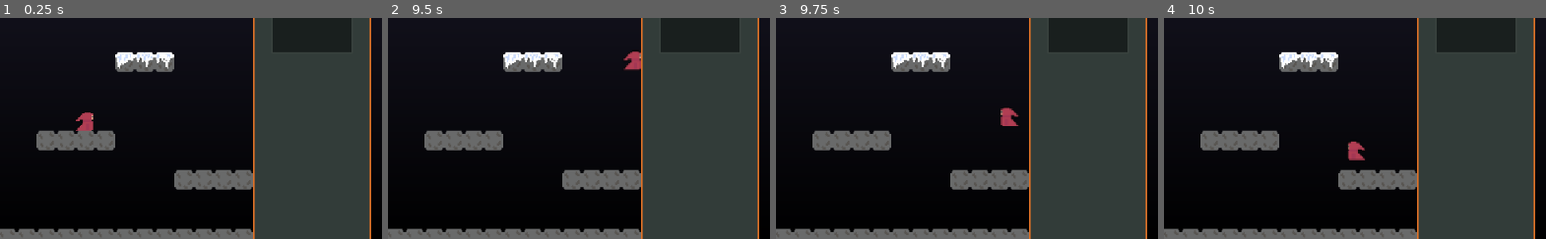
Above: before the commit, frames 1-4 (left to right).
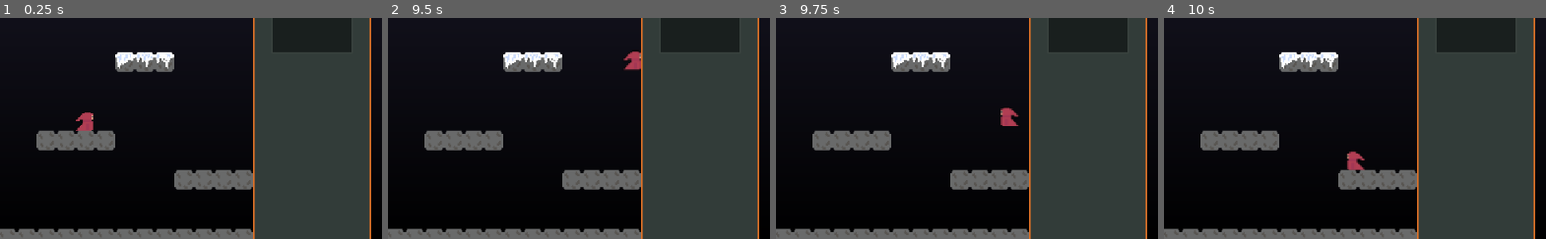
Above: after the commit, the same moments.

Repository: NaetharuCodes/TowerPlatformer
Game: Godot game, scene res://scenes/levels/sandbox.tscn
Same seed, same stepped clock (60 frames per second), same inputs: the game is played once before the commit and once after it.
Inputs:
- Up to frame 1 (0.25 s): no input
- Up to frame 2 (9.5 s): tap Enter at 0.5 s; hold D (move_right) 0.53-2.03 s; tap Space (jump) at 0.77, 1.52, 3.02, 3.77, 4.52, 6.02, 6.77, 7.52, 9.02 s; hold A (move_left) 2.03-2.78 s; hold D (move_right) 2.78-4.28 s; hold A (move_left) 4.28-5.03 s; hold D (move_right) 5.03-5.78 s; hold A (move_left) 5.78-7.28 s; hold D (move_right) from 7.28 s (still down)
- Up to frame 3 (9.75 s): release D (move_right) at 9.53 s; hold A (move_left) from 9.53 s (still down)
- Up to frame 4 (10 s): keep holding A (move_left); tap Space (jump) at 9.77 s
The pictures show only the part of the screen within x 9-59%, y 50-100%; the shares and areas given below are measured in that part.

Frames 1-3 are identical in both runs. In frame 4, 0.4% of the frame differs, in the area x 47-53%, y 55-69%.

Commit message:
Add float

Diff:
--- a/project.godot
+++ b/project.godot
@@ -67,3 +67,4 @@
 rendering_device/driver.windows="d3d12"
 renderer/rendering_method="gl_compatibility"
 renderer/rendering_method.mobile="gl_compatibility"
+2d/snap/snap_2d_transforms_to_pixel=true
--- a/scripts/player.gd
+++ b/scripts/player.gd
@@ -23,7 +23,7 @@
 @export var wall_push: float = 150.0
 var wall_jump_tokens: int = 1
 
-@export var float_speed: float = 20.0
+@export var float_speed: float = 100.0
 
 func _physics_process(delta: float) -> void:
 
